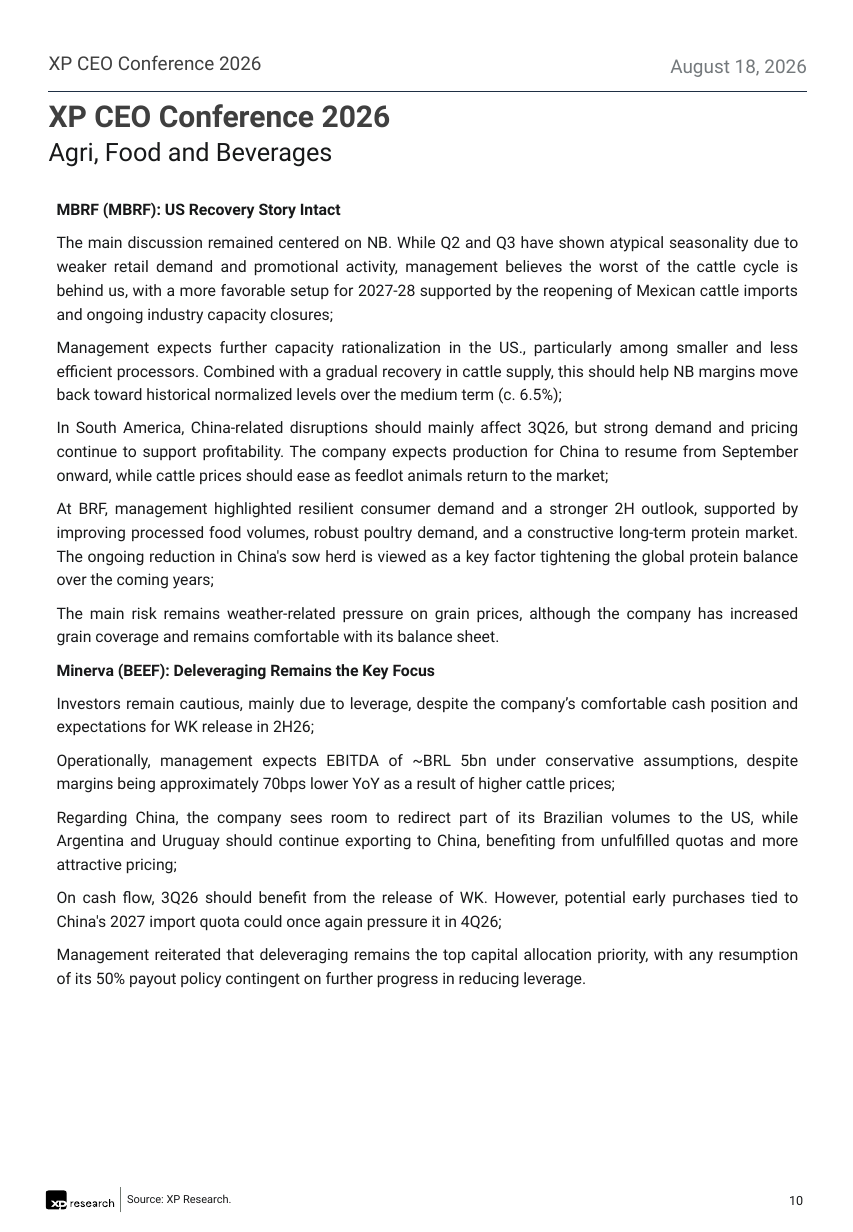
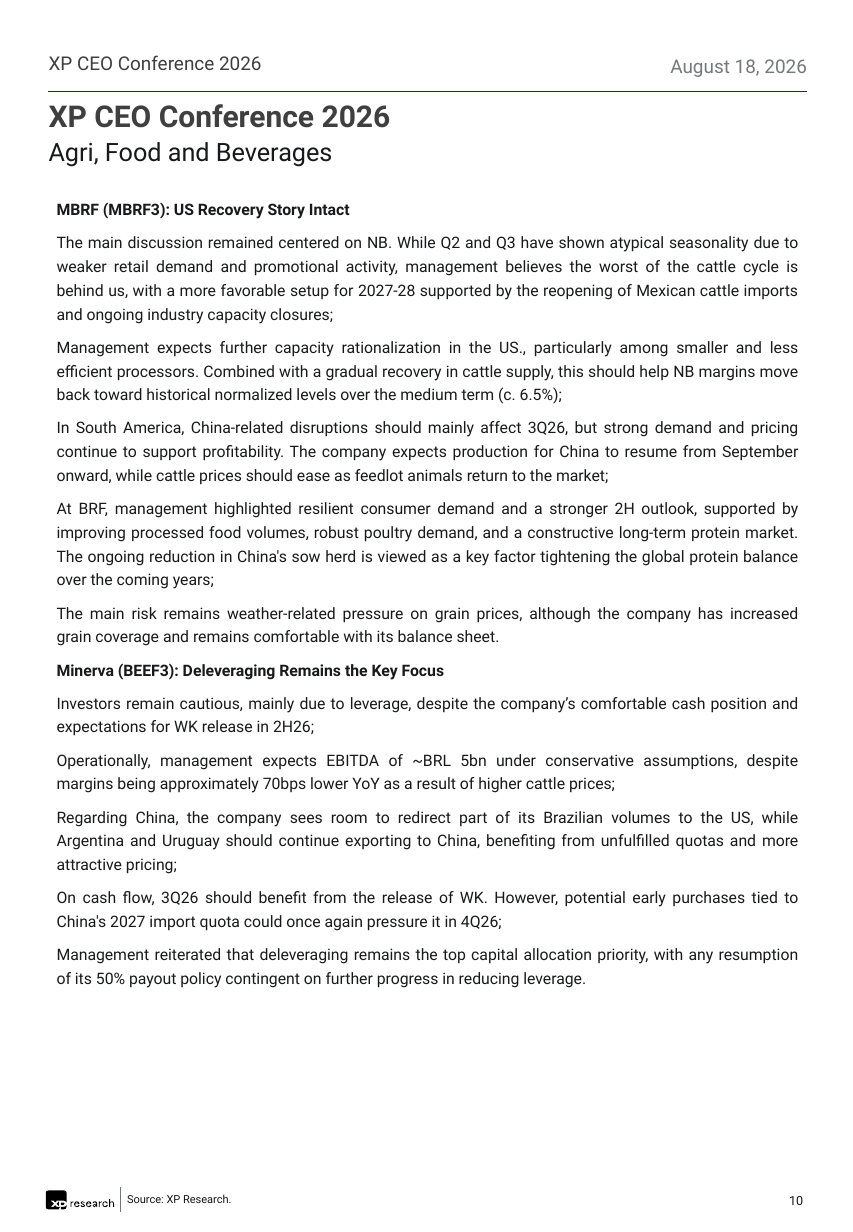
Before and after one commit to CaioLSouza/datasets, a slide deck: slide 10 of ceo_conference_2026/Feedback XP CEO Conference 2026.pptx. Drawn at 853x1232 pixels with LibreOffice and Linux fonts; fonts in the diff are those of the drawing. Boxes give left, top, right and bottom in pixels: in the first picture for what was removed or moved away, otherwise in the second. Text is boxed around its words. In the diff, an @@ line names an element or a change of style, - is before the commit and + after.

```diff
--- a/ceo_conference_2026/Feedback XP CEO Conference 2026.pptx
+++ b/ceo_conference_2026/Feedback XP CEO Conference 2026.pptx
@@ text at [57, 202, 350, 219]: text changed @@
-MBRF (MBRF): US Recovery Story Intact
+MBRF (MBRF3): US Recovery Story Intact
@@ text at [57, 663, 445, 680]: text changed @@
-Minerva (BEEF): Deleveraging Remains the Key Focus
+Minerva (BEEF3): Deleveraging Remains the Key Focus
```
Also in this commit, not shown: 16 other slides changed.
